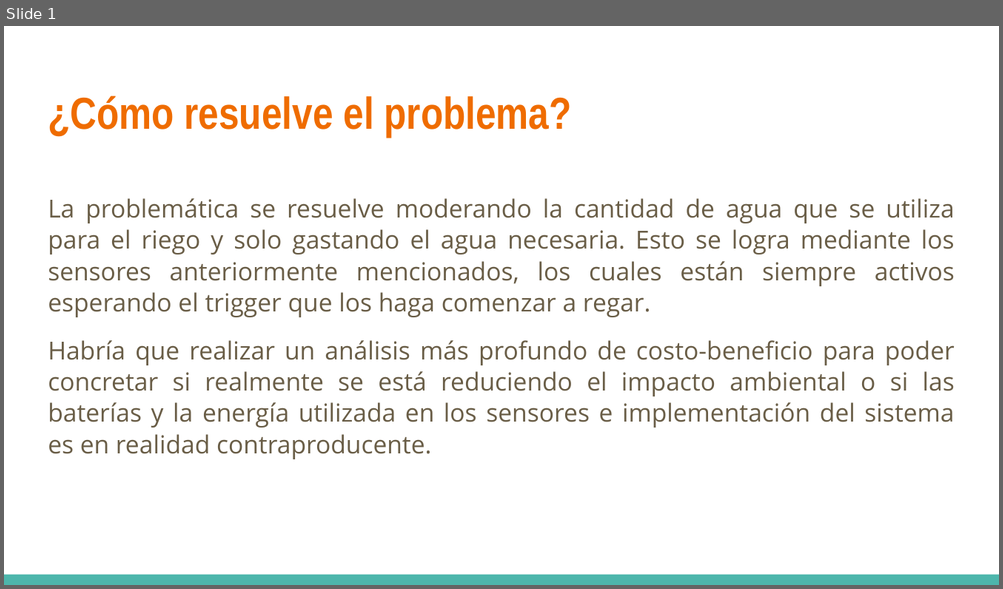
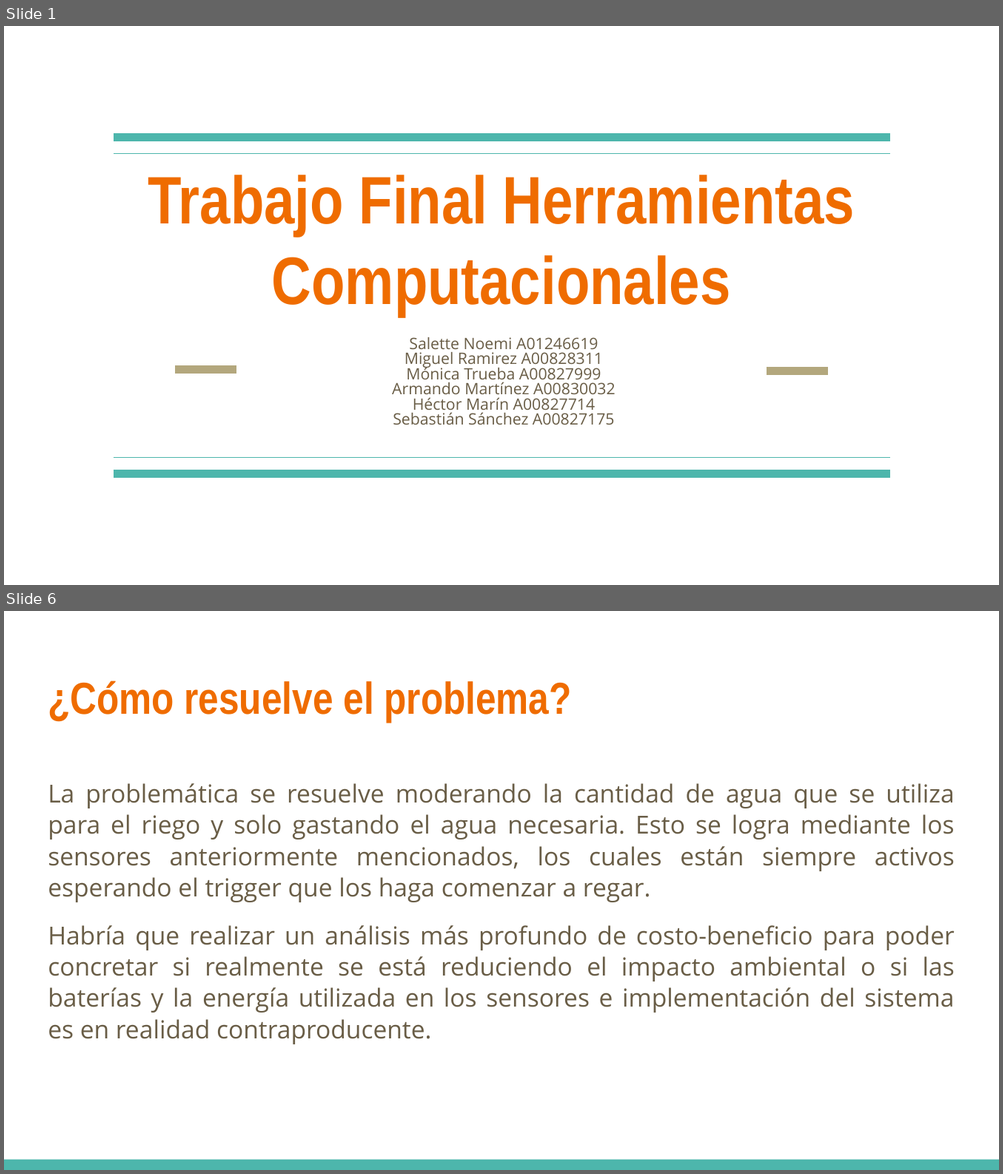
Before and after one commit to Morr13/Equipo4iot, a slide deck: RetoHerramientasComputacionales.pptx. Shown one above the other, each under a label of ours: slide 1 before the commit, slides 1 and 6 after it; the slides between them are not shown. The pictures are 1003x589 and 1003x1174 pixels, drawn with LibreOffice and Linux fonts; fonts in the diff are those of the drawing. Boxes give left, top, right and bottom in pixels: in the first picture for what was removed or moved away, otherwise in the second. Text is boxed around its words. In the diff, an @@ line names an element or a change of style, - is before the commit and + after.

```diff
--- a/RetoHerramientasComputacionales.pptx
+++ b/RetoHerramientasComputacionales.pptx
@@ slide 1 added at (x1=4, y1=26, x2=999, y2=585), background #FFFFFF @@
@@ line added from (889, 138) to (114, 138), #4DB6AC 6 pt @@
@@ line added from (889, 153) to (114, 153), #4DB6AC 0.75 pt @@
@@ title added at (x1=148, y1=175, x2=854, y2=317), 48.6 pt, text #EF6C00, bold @@
+Trabajo Final Herramientas Computacionales
@@ subtitle added at (x1=392, y1=338, x2=615, y2=425), 11.4 pt, text #695D46 @@
+Salette Noemi A01246619
+Miguel Ramirez A00828311
+Mónica Trueba A00827999
+Armando Martínez A00830032
+Héctor Marín A00827714
+Sebastián Sánchez A00827175
@@ line added from (175, 369) to (236, 369), #B3A77D 6 pt @@
@@ line added from (766, 371) to (828, 371), #B3A77D 6 pt @@
@@ line added from (114, 457) to (889, 457), #4DB6AC 0.75 pt @@
@@ line added from (114, 474) to (889, 474), #4DB6AC 6 pt @@
@@ what was slide 1 is now slide 6 @@
```
Also in this commit, not shown: 5 other slides added.
